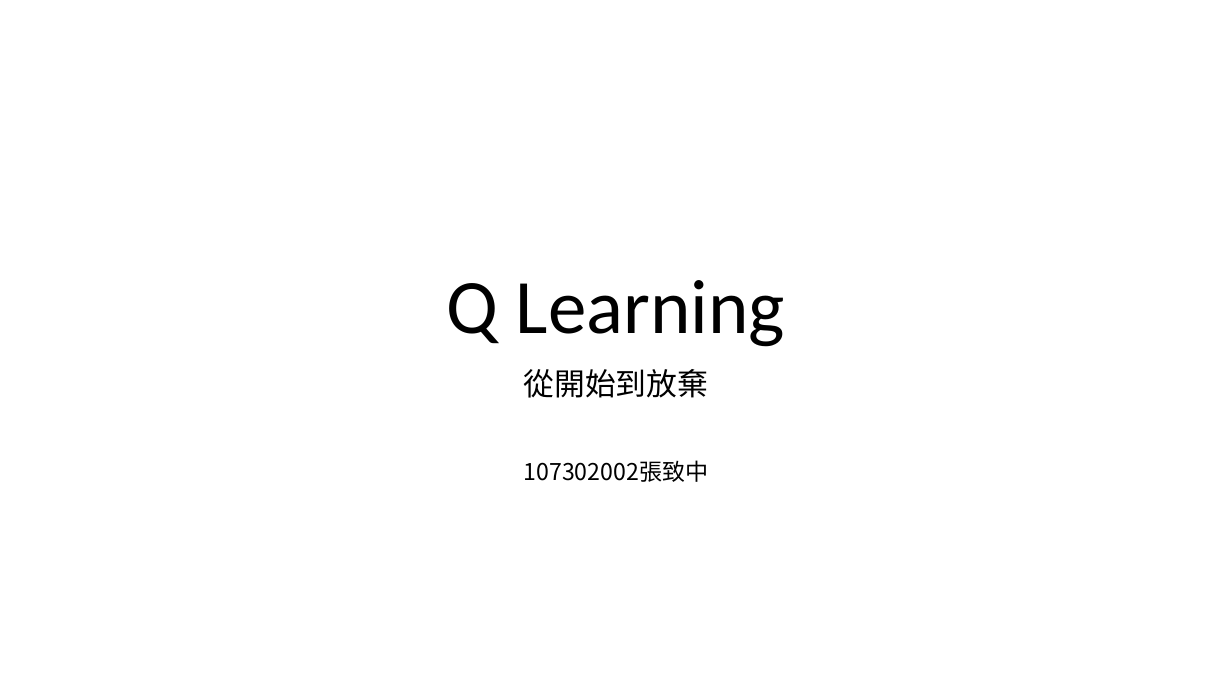
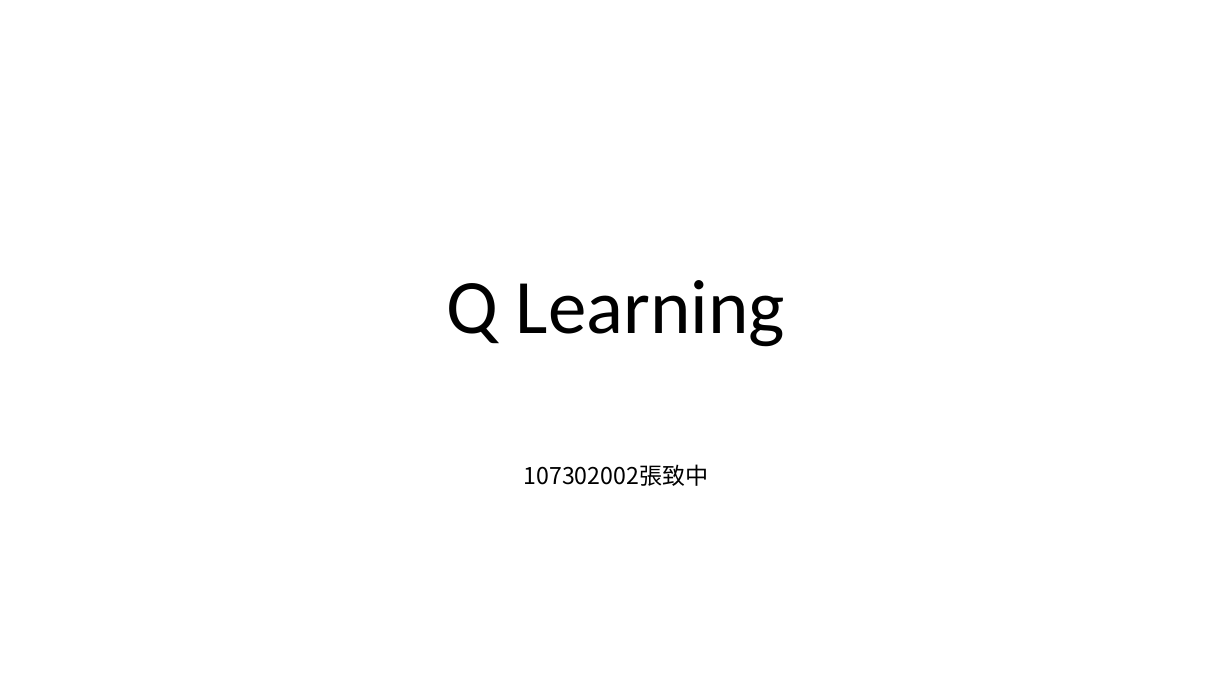
Before and after one commit to 312707047/Dino-Run-with-Rainbow-DQN, a slide deck: slide 1 of 107302002.pptx. Drawn at 1232x693 pixels with LibreOffice and Linux fonts; fonts in the diff are those of the drawing. Boxes give left, top, right and bottom in pixels: in the first picture for what was removed or moved away, otherwise in the second. Text is boxed around its words. In the diff, an @@ line names an element or a change of style, - is before the commit and + after.

Commit message:
add some pages

```diff
--- a/107302002.pptx
+++ b/107302002.pptx
@@ subtitle at (524, 369, 709, 398): paragraph removed @@
-從開始到放棄
```
Also in this commit, not shown: 1 slide added.
